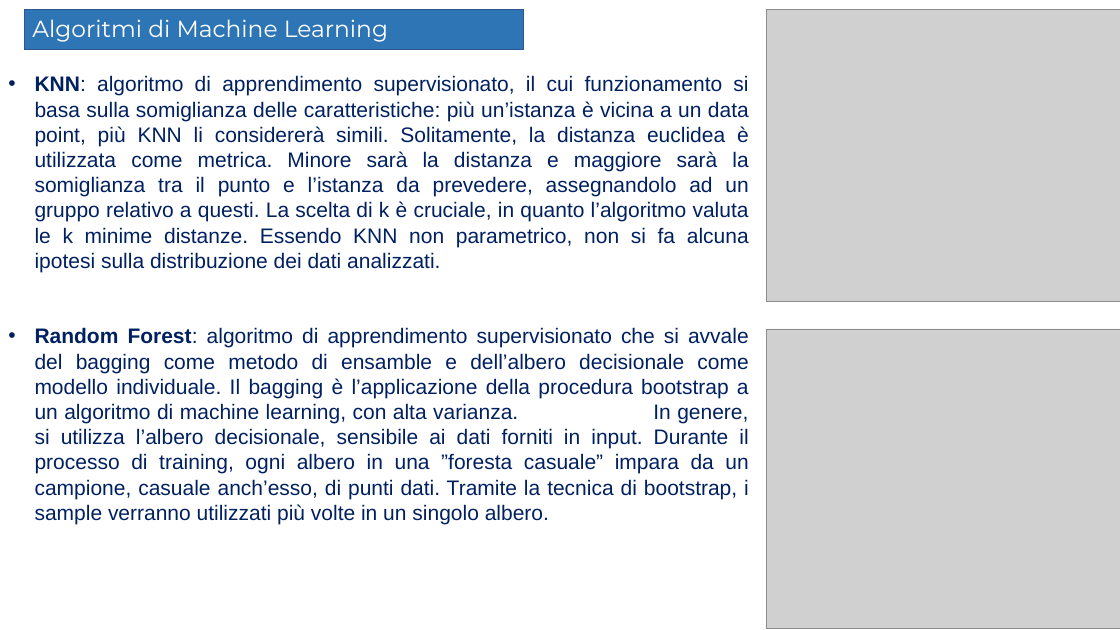
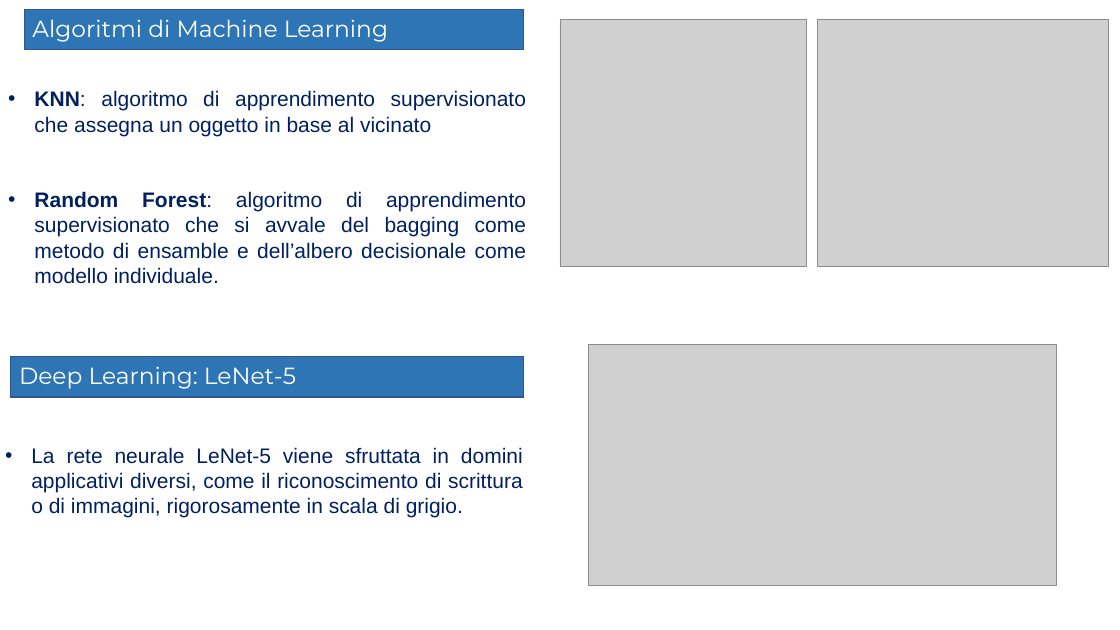
Before and after one commit to Elmaravilla7/Tesi, a slide deck: slide 6 of Presentazione204898.pptx (slide 14 before the commit). Drawn at 1120x630 pixels with LibreOffice and Linux fonts; fonts in the diff are those of the drawing; grey boxes stand for pictures; background and template pictures are left out. Boxes give left, top, right and bottom in pixels: in the first picture for what was removed or moved away, otherwise in the second. Text is boxed around its words. In the diff, an @@ line names an element or a change of style, - is before the commit and + after.

```diff
--- a/Presentazione204898.pptx
+++ b/Presentazione204898.pptx
@@ picture: place and size @@
-picture at [767,9,1120,301]
+picture at [560,19,807,266]
@@ picture: place and size @@
-picture at [767,329,1120,629]
+picture at [818,19,1110,266]
@@ text at [34,90,526,284]: text changed @@
-• KNN: algoritmo di apprendimento supervisionato, il cui funzionamento si basa sulla somiglianza delle caratteristiche: più un’istanza è vicina a un data point, più KNN li considererà simili. Solitamente, la distanza euclidea è utilizzata come metrica. Minore sarà la distanza e maggiore sarà la somiglianza tra il punto e l’istanza da prevedere, assegnandolo ad un gruppo relativo a questi. La scelta di k è cruciale, in quanto l’algoritmo valuta le k minime distanze. Essendo KNN non parametrico, non si fa alcuna ipotesi sulla distribuzione dei dati analizzati.
-• Random Forest: algoritmo di apprendimento supervisionato che si avvale del bagging come metodo di ensamble e dell’albero decisionale come modello individuale. Il bagging è l’applicazione della procedura bootstrap a un algoritmo di machine learning, con alta varianza. In genere, si utilizza l’albero decisionale, sensibile ai dati forniti in input. Durante il processo di training, ogni albero in una ”foresta casuale” impara da un campione, casuale anch’esso, di punti dati. Tramite la tecnica di bootstrap, i sample verranno utilizzati più volte in un singolo albero.
+• KNN: algoritmo di apprendimento supervisionato che assegna un oggetto in base al vicinato
+• Random Forest: algoritmo di apprendimento supervisionato che si avvale del bagging come metodo di ensamble e dell’albero decisionale come modello individuale.
@@ rectangle added at [11,357,523,397], fill #2E75B6, outline #325491 1 pt @@
@@ picture added at [589,344,1057,586] @@
@@ text added at [19,366,296,389], 20 pt, text #FFFFFF @@
+Deep Learning: LeNet-5
@@ text added at [31,447,523,518], 18 pt, text #002060 @@
+• La rete neurale LeNet-5 viene sfruttata in domini applicativi diversi, come il riconoscimento di scrittura o di immagini, rigorosamente in scala di grigio.
```
Also in this commit, not shown: 22 other slides changed, 1 slide added, 16 slides removed.
